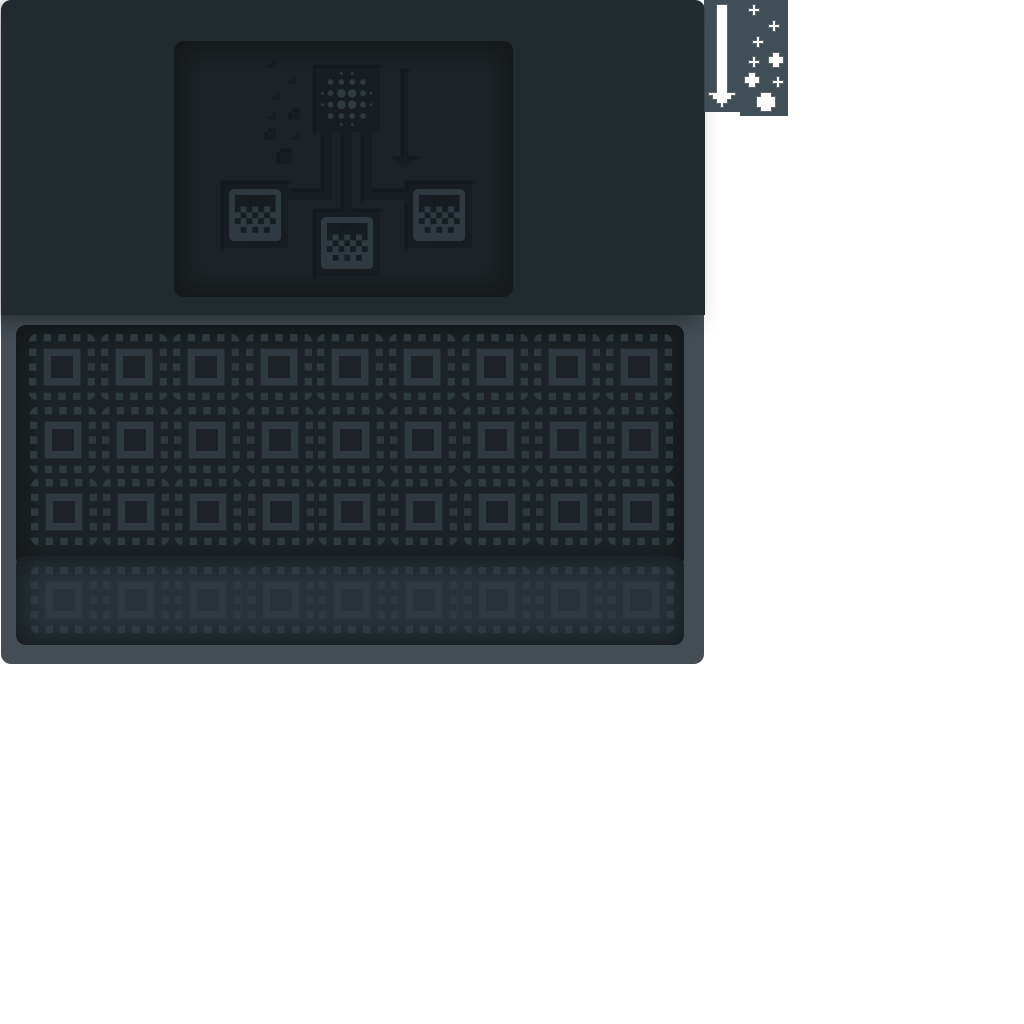
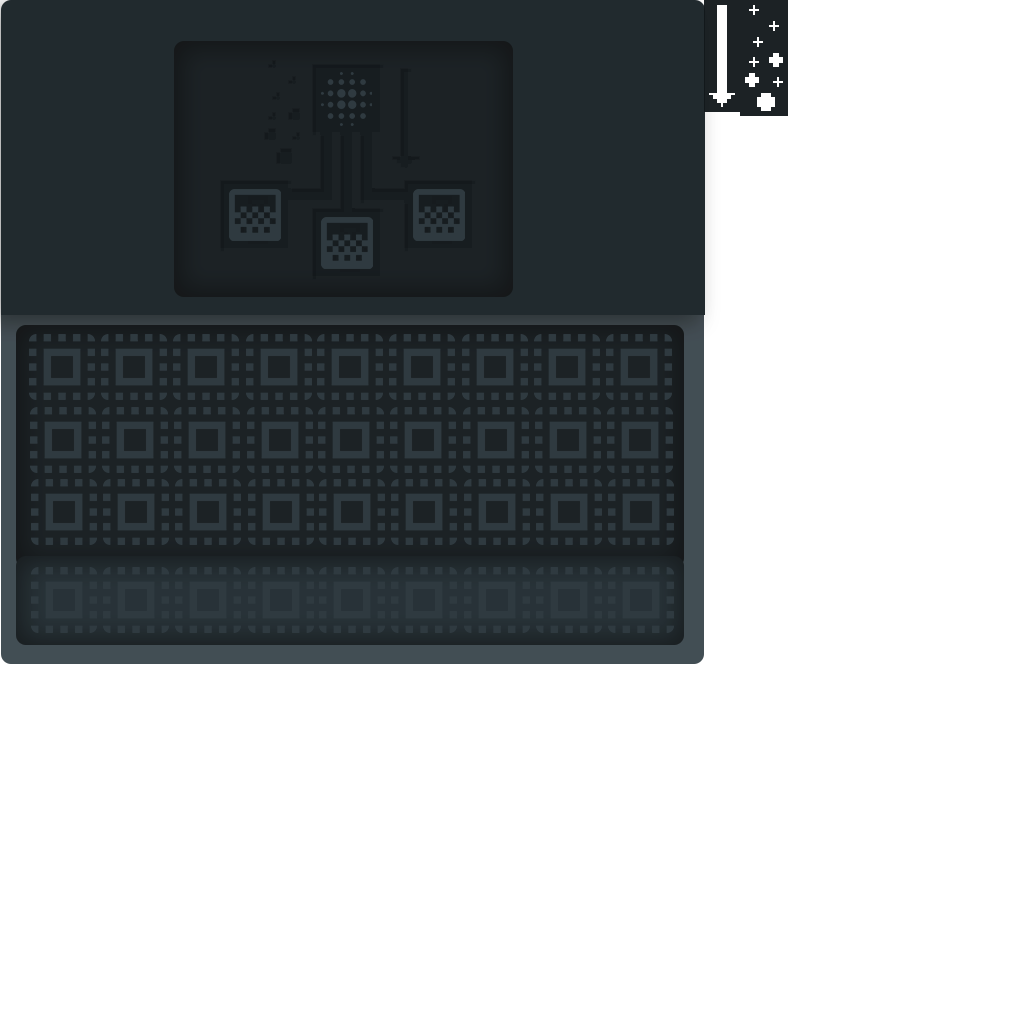
Comparing the layer stacks of the two 1024×1024 images. Changes:
painted on "Layer 3" over (x1=704, y1=0, x2=788, y2=116)
